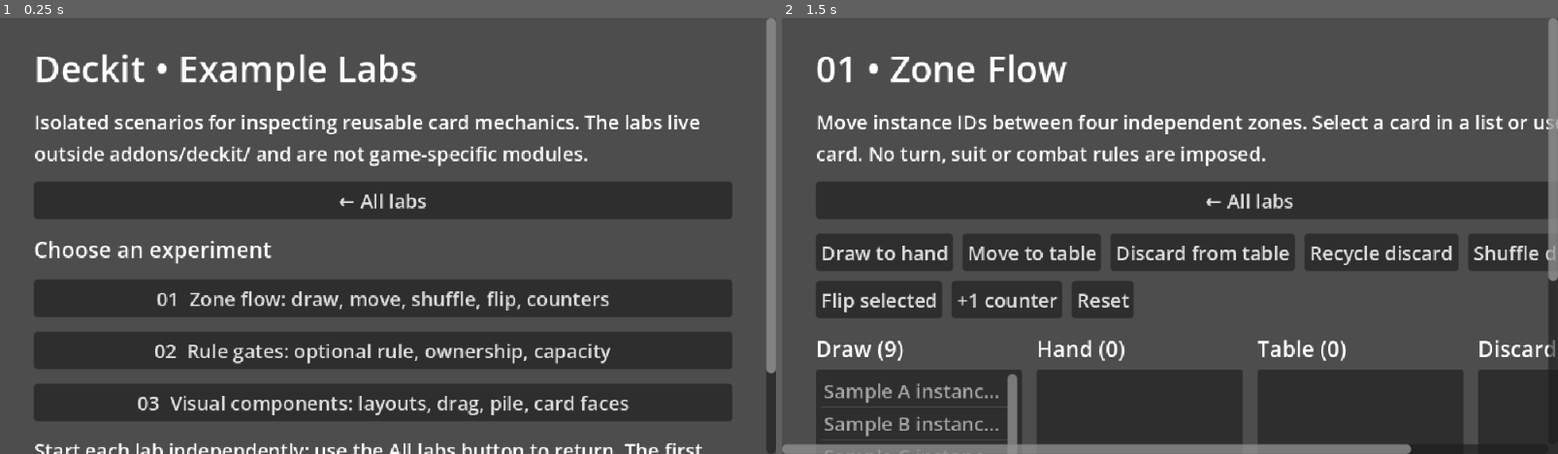
Above: before the commit, frames 1-2 (left to right).
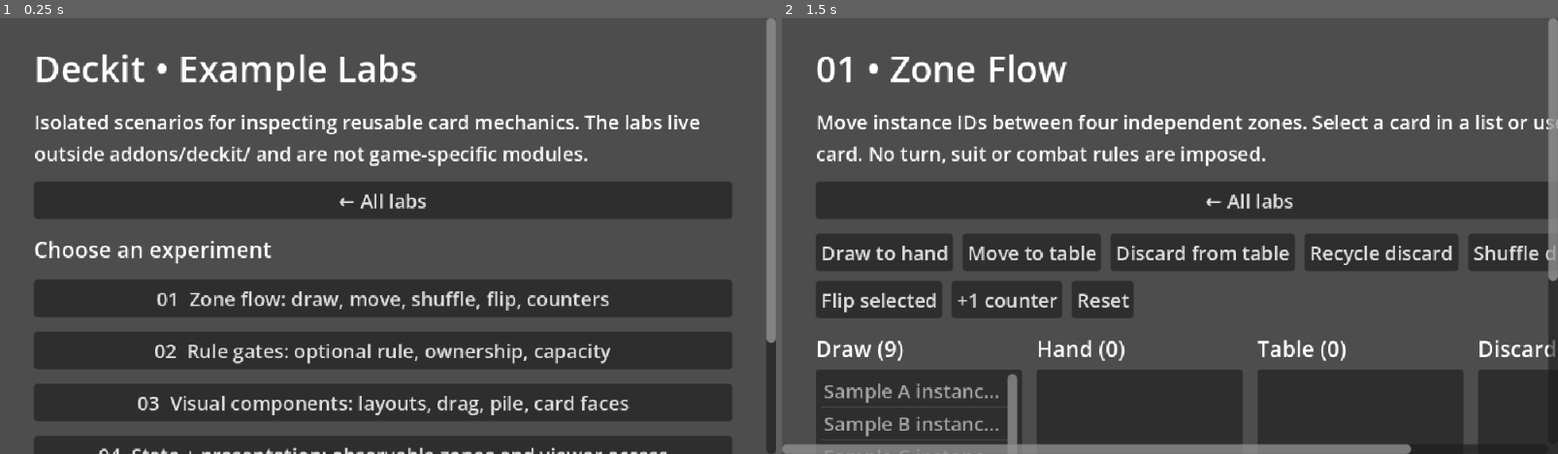
Above: after the commit, the same moments.

Repository: Dragonboon/Deckit
Game: Godot game, scene res://examples/labs/lab_hub.tscn
The game is run twice, just before and just after one commit, with the same random seed, the same clock (stepped at 60 frames per second) and the same inputs. The project has no main scene, so this scene is started directly.
Inputs:
- Up to frame 1 (0.25 s): no input
- Up to frame 2 (1.5 s): click "← All labs" at 0.5 s; click "01 Zone flow: draw, move, shu…" at 1.25 s

The runs differ from the first frame. In frame 1, 3.6% of the frame differs, in the area x 4-100%, y 73-100%; in frame 2, nothing differs.

Commit message:
feat(deckit): optional state-driven card presentation and interactive lab

Diff:
--- a/examples/labs/lab_hub.gd
+++ b/examples/labs/lab_hub.gd
@@ -10,9 +10,10 @@
 	DeckitLabUI.button(page, "01  Zone flow: draw, move, shuffle, flip, counters", _open.bind("zone_flow_lab"))
 	DeckitLabUI.button(page, "02  Rule gates: optional rule, ownership, capacity", _open.bind("rule_gate_lab"))
 	DeckitLabUI.button(page, "03  Visual components: layouts, drag, pile, card faces", _open.bind("legacy_ui_lab"))
+	DeckitLabUI.button(page, "04  State + presentation: observable zones and viewer access", _open.bind("presenter_lab"))
 	DeckitLabUI.info(
 		page,
-		"Start each lab independently; use the All labs button to return. The first two labs exercise the UI-independent core. The third exercises legacy visual nodes separately."
+		"Start each lab independently; use the All labs button to return. Labs 01–02 exercise the headless core; 03 tests legacy nodes; 04 uses the optional new presenter without game rules."
 	)
 
 
--- /dev/null
+++ b/examples/labs/presenter_lab.gd
@@ -0,0 +1,171 @@
+## End-to-end example of the UI-independent state and optional card renderer.
+## All game setup and actions stay in this lab rather than in addons/deckit/.
+extends Control
+
+var game := DeckitGameState.new()
+var draw_zone := DeckitCardZone.new(&"draw", &"player-1")
+var hand_zone := DeckitCardZone.new(&"hand", &"player-1")
+var table_zone := DeckitCardZone.new(&"table", &"player-1")
+var discard_zone := DeckitCardZone.new(&"discard", &"player-1")
+
+var views: Array[DeckitZoneView] = []
+var selected_zone_id: StringName = &""
+var selected_card_id: StringName = &""
+var viewer_id: StringName = &"player-1"
+var status: Label
+
+
+func _ready() -> void:
+	var page := DeckitLabUI.page(
+		self, "04 • State ↔ Presentation",
+		"Selectable card views reflect authoritative zones. Buttons request validated actions; renderers do not modify cards or bypass game rules."
+	)
+	var tools := DeckitLabUI.controls(page)
+	DeckitLabUI.button(tools, "Draw", _move_top.bind(&"draw", &"hand"))
+	DeckitLabUI.button(tools, "Play selected", _move_selection.bind(&"hand", &"table"))
+	DeckitLabUI.button(tools, "Discard selected", _move_selection.bind(&"table", &"discard"))
+	DeckitLabUI.button(tools, "Recycle discard", _move_top.bind(&"discard", &"draw"))
+	DeckitLabUI.button(tools, "Flip selected", _flip_selected)
+	DeckitLabUI.button(tools, "Add counter", _count_selected)
+	DeckitLabUI.button(tools, "Swap viewer", _swap_viewer)
+	DeckitLabUI.button(tools, "Reset", _reset)
+
+	var grid := GridContainer.new()
+	grid.columns = 2
+	grid.add_theme_constant_override("h_separation", 18)
+	grid.add_theme_constant_override("v_separation", 18)
+	page.add_child(grid)
+	for target_id in [&"draw", &"hand", &"table", &"discard"]:
+		var surface := PanelContainer.new()
+		surface.custom_minimum_size = Vector2(330, 215)
+		grid.add_child(surface)
+		var margin := MarginContainer.new()
+		margin.add_theme_constant_override("margin_left", 12)
+		margin.add_theme_constant_override("margin_top", 12)
+		margin.add_theme_constant_override("margin_right", 12)
+		margin.add_theme_constant_override("margin_bottom", 12)
+		surface.add_child(margin)
+		var view := DeckitZoneView.new()
+		margin.add_child(view)
+		view.card_requested.connect(_on_requested)
+		views.append(view)
+
+	status = DeckitLabUI.info(page, "")
+	game.action_applied.connect(_applied)
+	game.action_rejected.connect(_rejected)
+	_reset()
+
+
+func _reset() -> void:
+	game.zones.clear()
+	selected_zone_id = &""
+	selected_card_id = &""
+	viewer_id = &"player-1"
+	draw_zone.cards.clear()
+	hand_zone.cards.clear()
+	table_zone.cards.clear()
+	discard_zone.cards.clear()
+
+	draw_zone.visibility = DeckitCardZone.Visibility.HIDDEN
+	hand_zone.visibility = DeckitCardZone.Visibility.OWNER_ONLY
+	hand_zone.capacity = 3
+	table_zone.visibility = DeckitCardZone.Visibility.PUBLIC
+	discard_zone.visibility = DeckitCardZone.Visibility.PUBLIC
+	for zone in [draw_zone, hand_zone, table_zone, discard_zone]:
+		game.register_zone(zone)
+
+	for index in range(6):
+		var definition := DeckitCardDefinition.new()
+		definition.card_id = StringName("sample-%d" % (index % 3))
+		definition.display_name = "Card %s" % char(65 + index % 3)
+		definition.attributes = {"value": index % 3 + 1}
+		var card := DeckitCardInstance.new(definition, StringName("copy-%02d" % (index + 1)))
+		card.owner_id = &"player-1"
+		card.controller_id = &"player-1"
+		draw_zone.add_card(card)
+
+	var ids: Array[StringName] = [&"draw", &"hand", &"table", &"discard"]
+	for index in range(views.size()):
+		views[index].bind(game, ids[index], viewer_id)
+	status.text = "Reset: 6 unique instances. Hand capacity is 3; its contents are visible only to player-1 in this lab."
+
+
+func _on_requested(zone_id: StringName, instance_id: StringName) -> void:
+	selected_zone_id = zone_id
+	selected_card_id = instance_id
+	status.text = "Selected %s in %s. Use a button to request an action." % [
+		instance_id, zone_id
+	]
+
+
+func _move_top(source_id: StringName, destination_id: StringName) -> void:
+	var source := game.get_zone(source_id)
+	var card := source.peek_top()
+	if card == null:
+		status.text = "Nothing available in %s." % source_id
+		return
+	_move(source_id, destination_id, card.instance_id)
+
+
+func _move_selection(source_id: StringName, destination_id: StringName) -> void:
+	if selected_zone_id != source_id:
+		status.text = "Select a card from %s first." % source_id
+		return
+	_move(source_id, destination_id, selected_card_id)
+
+
+func _move(source_id: StringName, destination_id: StringName, instance_id: StringName) -> void:
+	if game.perform(DeckitCardAction.new(source_id, destination_id, instance_id, &"player-1")):
+		selected_zone_id = &""
+		selected_card_id = &""
+
+
+func _selected() -> DeckitCardInstance:
+	var zone := game.get_zone(selected_zone_id)
+	if zone == null:
+		return null
+	return zone.find_by_id(selected_card_id)
+
+
+func _flip_selected() -> void:
+	var card := _selected()
+	if card == null:
+		status.text = "Select a card first."
+		return
+	card.face_up = not card.face_up
+	status.text = "Changed face state of %s (game-owned edit; refresh explicitly)." % selected_card_id
+	_refresh_views()
+
+
+func _count_selected() -> void:
+	var card := _selected()
+	if card == null:
+		status.text = "Select a card first."
+		return
+	card.change_counter(&"marker", 1)
+	status.text = "Counter incremented on %s." % selected_card_id
+	_refresh_views()
+
+
+func _swap_viewer() -> void:
+	viewer_id = &"spectator" if viewer_id == &"player-1" else &"player-1"
+	for view in views:
+		view.set_viewer(viewer_id)
+	status.text = "Viewer: %s. Hidden deck remains concealed; hand uses OWNER_ONLY policy." % viewer_id
+
+
+func _refresh_views() -> void:
+	for view in views:
+		view.refresh()
+
+
+func _applied(action: DeckitCardAction) -> void:
+	status.text = "Accepted %s: %s → %s; visible zones refreshed by action_applied." % [
+		action.card_instance_id, action.source_zone_id, action.destination_zone_id
+	]
+
+
+func _rejected(action: DeckitCardAction) -> void:
+	status.text = "Rejected %s: %s → %s; views and state remain unchanged." % [
+		action.card_instance_id, action.source_zone_id, action.destination_zone_id
+	]
--- /dev/null
+++ b/examples/labs/presenter_lab.tscn
@@ -0,0 +1,12 @@
+[gd_scene load_steps=2 format=3]
+
+[ext_resource type="Script" path="res://examples/labs/presenter_lab.gd" id="1_script"]
+
+[node name="PresenterLab" type="Control"]
+layout_mode = 3
+anchors_preset = 15
+anchor_right = 1.0
+anchor_bottom = 1.0
+grow_horizontal = 2
+grow_vertical = 2
+script = ExtResource("1_script")
--- /dev/null
+++ b/tests/headless/test_presentation.gd
@@ -0,0 +1,52 @@
+## Run: godot --headless --path . --script res://tests/headless/test_presentation.gd
+extends SceneTree
+
+var failed: int = 0
+var passed: int = 0
+
+
+func _check(value: bool, detail: String) -> void:
+	if value:
+		passed += 1
+	else:
+		failed += 1
+		push_error("[Deckit presentation] " + detail)
+
+
+func _initialize() -> void:
+	call_deferred("_run")
+
+
+func _run() -> void:
+	var definition := DeckitCardDefinition.new()
+	definition.display_name = "Example secret"
+	var card := DeckitCardInstance.new(definition, &"unique-1")
+	card.face_up = true
+	var game := DeckitGameState.new()
+	var source := DeckitCardZone.new(&"hand", &"owner")
+	var destination := DeckitCardZone.new(&"table", &"owner")
+	source.visibility = DeckitCardZone.Visibility.OWNER_ONLY
+	destination.visibility = DeckitCardZone.Visibility.PUBLIC
+	_check(game.register_zone(source), "Register source")
+	_check(game.register_zone(destination), "Register destination")
+	_check(source.add_card(card), "Insert card")
+	var view := DeckitZoneView.new()
+	root.add_child(view)
+	view.bind(game, &"hand", &"spectator")
+	_check(view.get_card_view(card.instance_id) != null, "Create card view")
+	_check(view.get_card_view(card.instance_id).text == "Face down", "Conceal owner-only card")
+	view.set_viewer(&"owner")
+	_check(view.get_card_view(card.instance_id).text == "Example secret", "Reveal owner's card")
+	view.set_viewer(&"spectator")
+	_check(view.get_card_view(card.instance_id).text == "Face down", "Hide after viewer swap")
+	var action := DeckitCardAction.new(&"hand", &"table", card.instance_id)
+	_check(game.perform(action), "Move card via validated action")
+	_check(view.get_card_view(card.instance_id) == null, "Presenter follows move out of zone")
+	view.bind(game, &"table", &"spectator")
+	_check(view.get_card_view(card.instance_id).text == "Example secret", "Public face-up card visible")
+	card.face_up = false
+	view.refresh()
+	_check(view.get_card_view(card.instance_id).text == "Face down", "Public face-down card hidden")
+	view.queue_free()
+	print("[Deckit presentation] %d passed, %d failed" % [passed, failed])
+	quit(0 if failed == 0 else 1)
Not shown, added: addons/deckit/src/presentation/card_view.gd
Not shown, added: addons/deckit/src/presentation/zone_view.gd
Not shown, changed: README.md
Not shown, changed: docs/EXAMPLE_LABS.md
Not shown, added: docs/PRESENTATION.md
